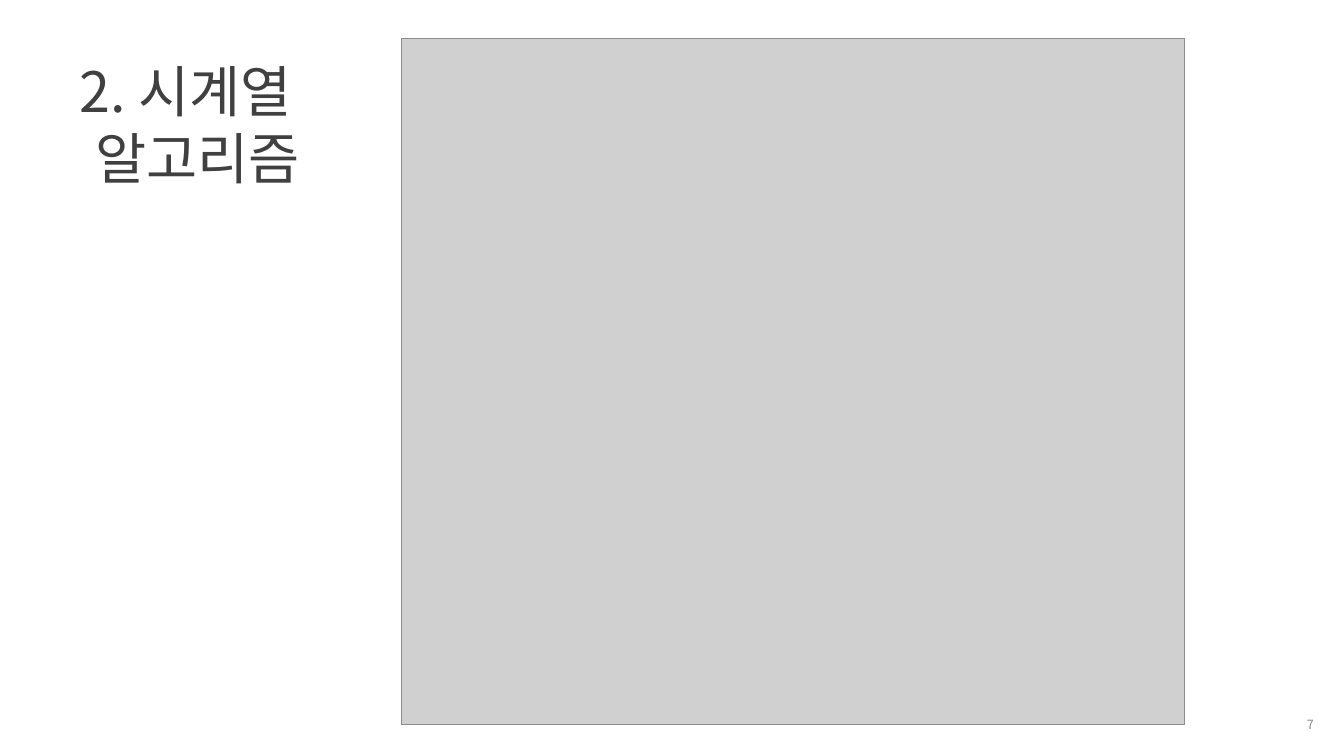
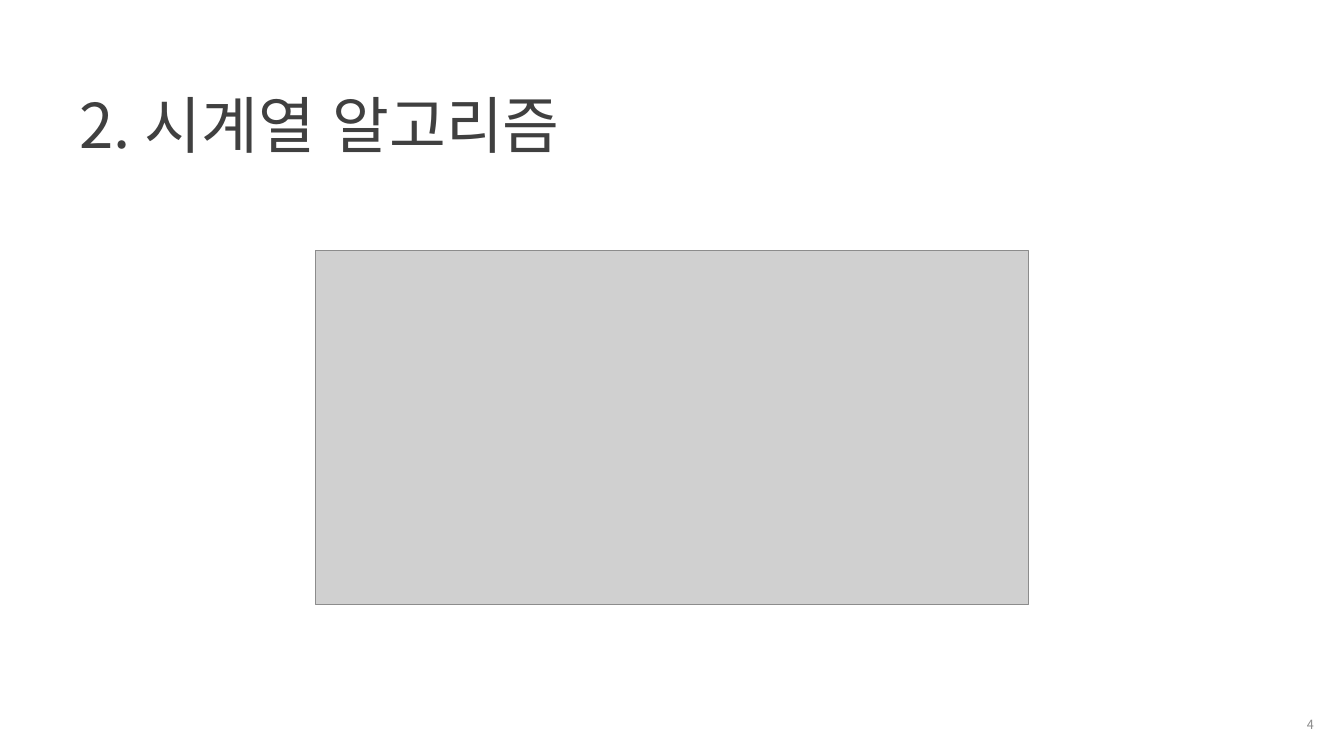
Before and after one commit to heycwkim/TimeSeriesAnalysis, a slide deck: slide 4 of Shared/[패스트캠퍼스] 7강의자료_김경원박사.pptx (slide 7 before the commit). Drawn at 1344x756 pixels with LibreOffice and Linux fonts; fonts in the diff are those of the drawing; grey boxes stand for pictures; background and template pictures are left out. Boxes give left, top, right and bottom in pixels: in the first picture for what was removed or moved away, otherwise in the second. Text is boxed around its words. In the diff, an @@ line names an element or a change of style, - is before the commit and + after.

```diff
--- a/Shared/[패스트캠퍼스] 7강의자료_김경원박사.pptx
+++ b/Shared/[패스트캠퍼스] 7강의자료_김경원박사.pptx
@@ picture removed at <box>401,38,1184,725</box> @@
@@ title "2. 시계열 알고리즘" at <box>79,97,560,153</box>: size 39.6 to 44 pt @@
@@ picture added at <box>315,251,1029,604</box> @@
@@ page number at <box>1307,720,1314,729</box>: text changed @@
-7
+4
```
Also in this commit, not shown: 5 other slides changed, 17 slides added, 2 slides removed, 11 other files.
